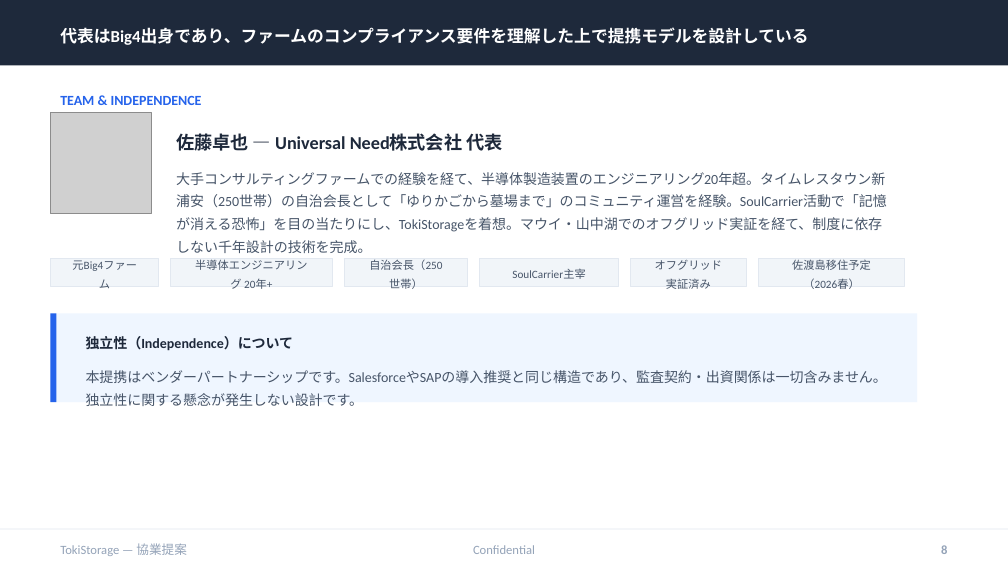
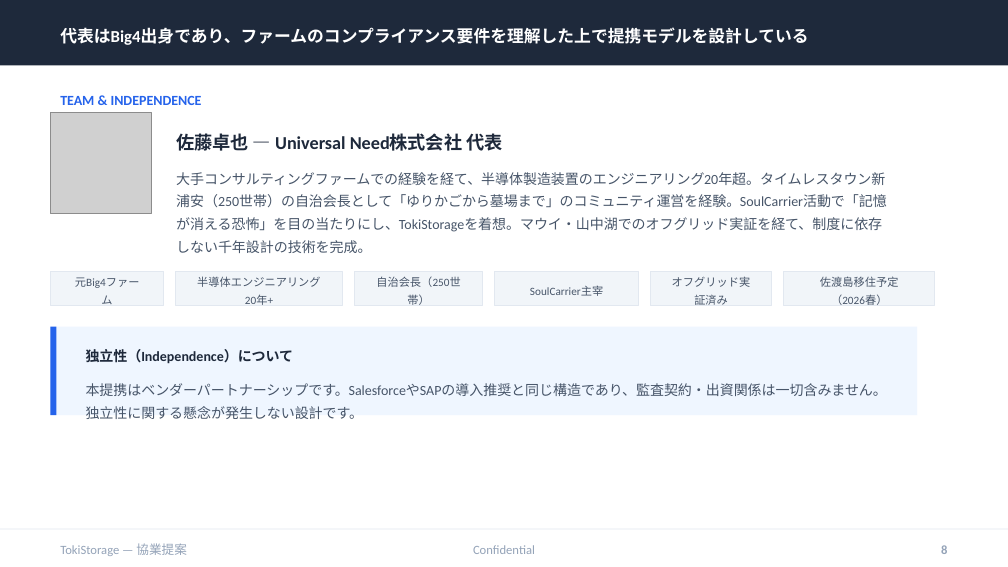
Before and after one commit to timeless-residents/pearlmemorial, a slide deck: slide 8 of toki/tokistorage-partnership-deck.pptx. Drawn at 1008x567 pixels with LibreOffice and Linux fonts; fonts in the diff are those of the drawing; grey boxes stand for pictures. Boxes give left, top, right and bottom in pixels: in the first picture for what was removed or moved away, otherwise in the second. Text is boxed around its words. In the diff, an @@ line names an element or a change of style, - is before the commit and + after.

```diff
--- a/toki/tokistorage-partnership-deck.pptx
+++ b/toki/tokistorage-partnership-deck.pptx
@@ rectangle: place and size @@
-rectangle at [50,258,158,286]
+rectangle at [50,271,163,305]
@@ text "元Big4ファーム": place and size @@
-text "元Big4ファーム" at [72,260,137,271]
+text "元Big4ファーム" at [75,277,140,288]
@@ rectangle: place and size @@
-rectangle at [171,258,333,286]
+rectangle at [176,271,343,305]
@@ text "半導体エンジニアリング 20年+" rewrapped from [195,259,307,289] to [197,276,321,305] @@
@@ rectangle: place and size @@
-rectangle at [345,258,469,286]
+rectangle at [355,271,483,305]
@@ text "自治会長（250世帯）" rewrapped from [369,259,442,270] to [376,276,461,287] @@
@@ rectangle: place and size @@
-rectangle at [480,258,619,286]
+rectangle at [495,271,639,305]
@@ text "SoulCarrier主宰": place and size @@
-text "SoulCarrier主宰" at [512,269,585,279]
+text "SoulCarrier主宰" at [530,285,603,296]
@@ rectangle: place and size @@
-rectangle at [630,258,746,286]
+rectangle at [651,271,772,305]
@@ text "オフグリッド実証済み" rewrapped from [655,260,722,289] to [672,276,751,305] @@
@@ rectangle: place and size @@
-rectangle at [759,258,905,286]
+rectangle at [784,271,935,305]
@@ text "佐渡島移住予定（2026春）": place and size @@
-text "佐渡島移住予定（2026春）" at [792,260,871,289]
+text "佐渡島移住予定（2026春）" at [820,276,899,305]
@@ 2 texts, 2 rectangles: place and size @@
-2 texts, 2 rectangles at [50,313,917,406]
+2 texts, 2 rectangles at [50,327,917,419]
```
Also in this commit, not shown: 1 other slide changed, 4 other files.
